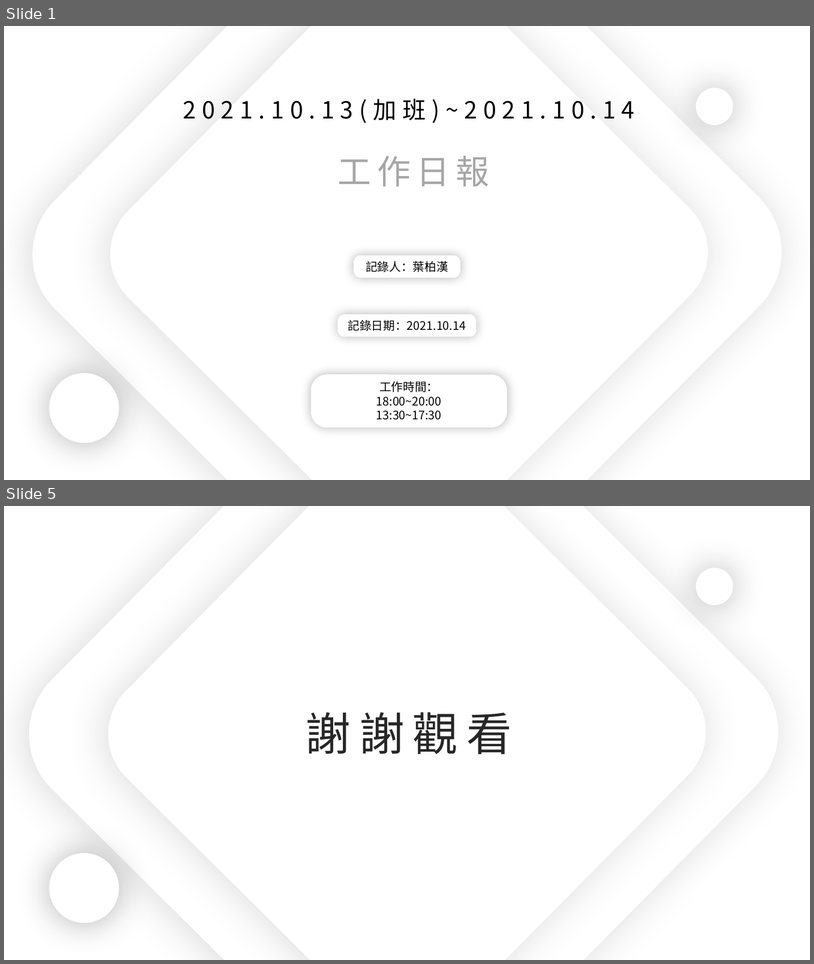
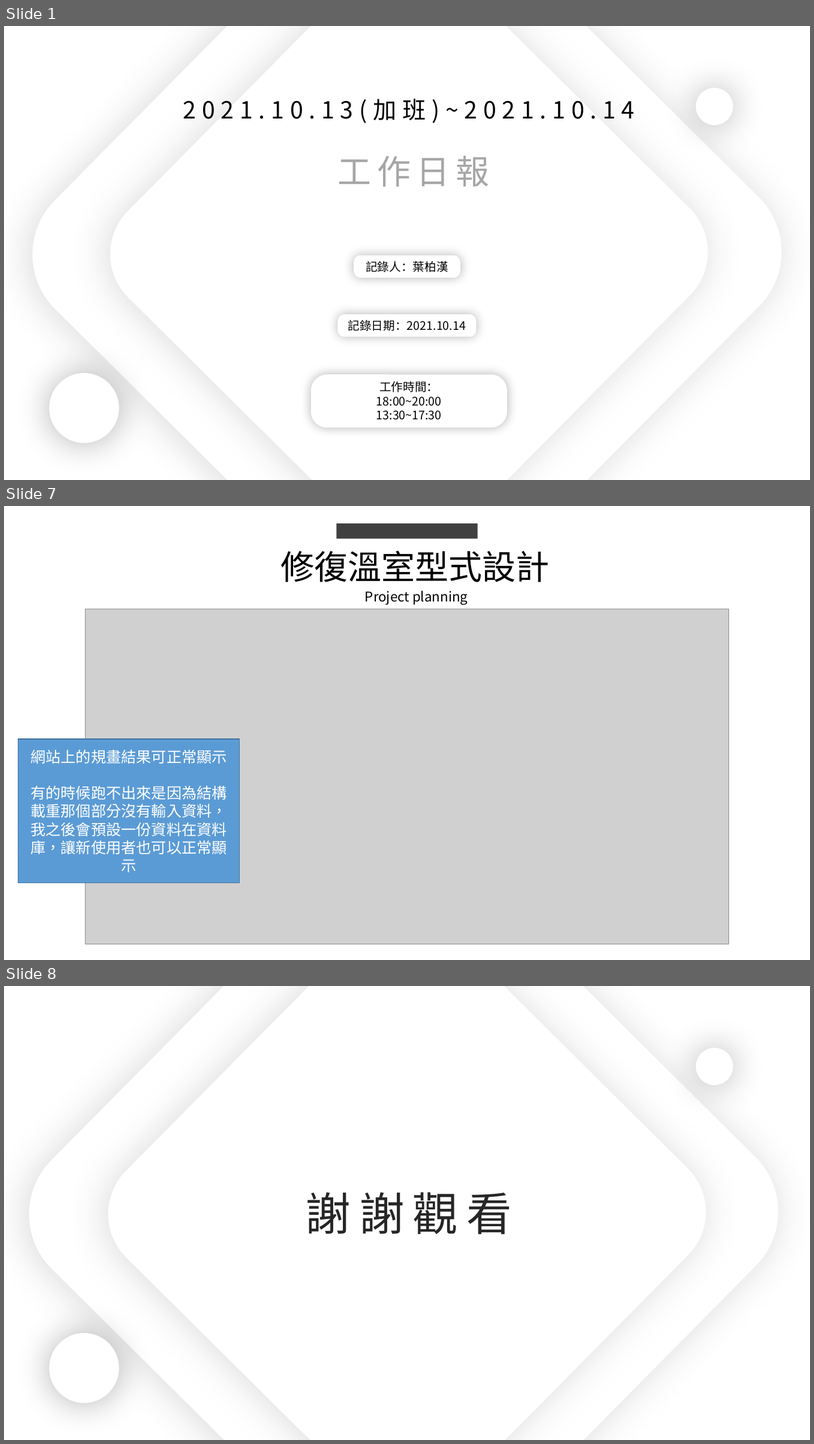
Before and after one commit to king637324/KnowledgeGreenhouseSystem, a slide deck: 工作日報_葉柏漢/2021.10/2021.10.13(加班)_2021.10.14工作日報_葉柏漢.pptx. Shown one above the other, each under a label of ours: slides 1 and 5 before the commit, slides 1, 7 and 8 after it; the slides between them are not shown. The pictures are 814x964 and 814x1444 pixels, drawn with LibreOffice and Linux fonts; fonts in the diff are those of the drawing; grey boxes stand for pictures. Boxes give left, top, right and bottom in pixels: in the first picture for what was removed or moved away, otherwise in the second. Text is boxed around its words. In the diff, an @@ line names an element or a change of style, - is before the commit and + after.

```diff
--- a/工作日報_葉柏漢/2021.10/2021.10.13(加班)_2021.10.14工作日報_葉柏漢.pptx
+++ b/工作日報_葉柏漢/2021.10/2021.10.13(加班)_2021.10.14工作日報_葉柏漢.pptx
@@ slide 7 added at box(4, 506, 810, 960), background #FFFFFF @@
@@ rectangle added at box(337, 523, 477, 538), fill #404040 @@
@@ text added at box(281, 550, 550, 582), 40 pt, text #000000 @@
+修復溫室型式設計
@@ text added at box(365, 591, 468, 604), 16 pt, text #000000 @@
+Project planning
@@ picture added at box(85, 609, 729, 944) @@
@@ rectangle added at box(18, 739, 239, 882), fill #5B9BD5, outline #43739E 1 pt, 18 pt, text #FFFFFF @@
+網站上的規畫結果可正常顯示
+有的時候跑不出來是因為結構載重那個部分沒有輸入資料，我之後會預設一份資料在資料庫，讓新使用者也可以正常顯示
@@ what was slide 5 is now slide 8 @@
```
Also in this commit, not shown: 2 slides changed, 3 other slides added, 1 slide removed, 3 other files.
